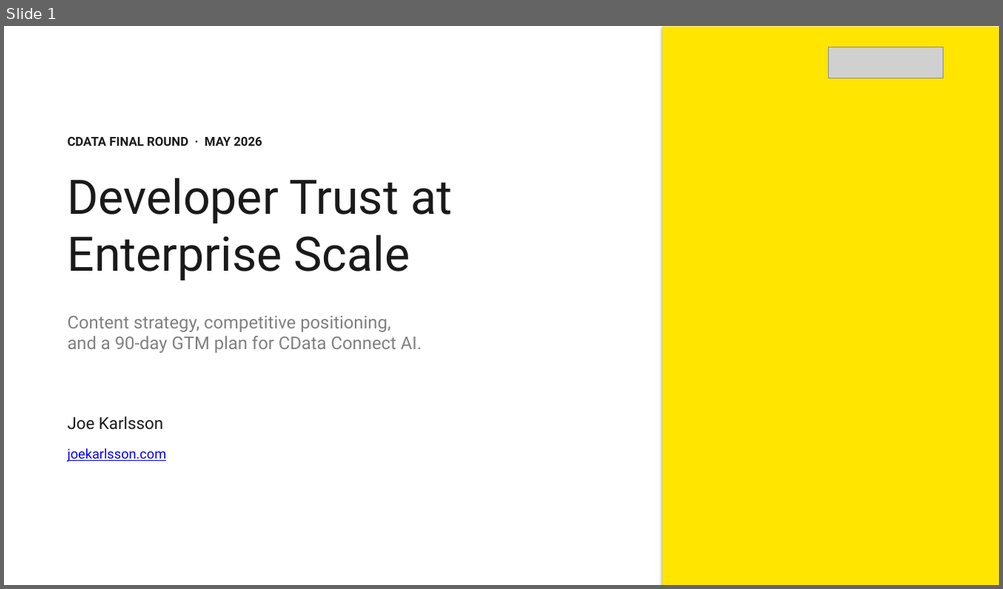
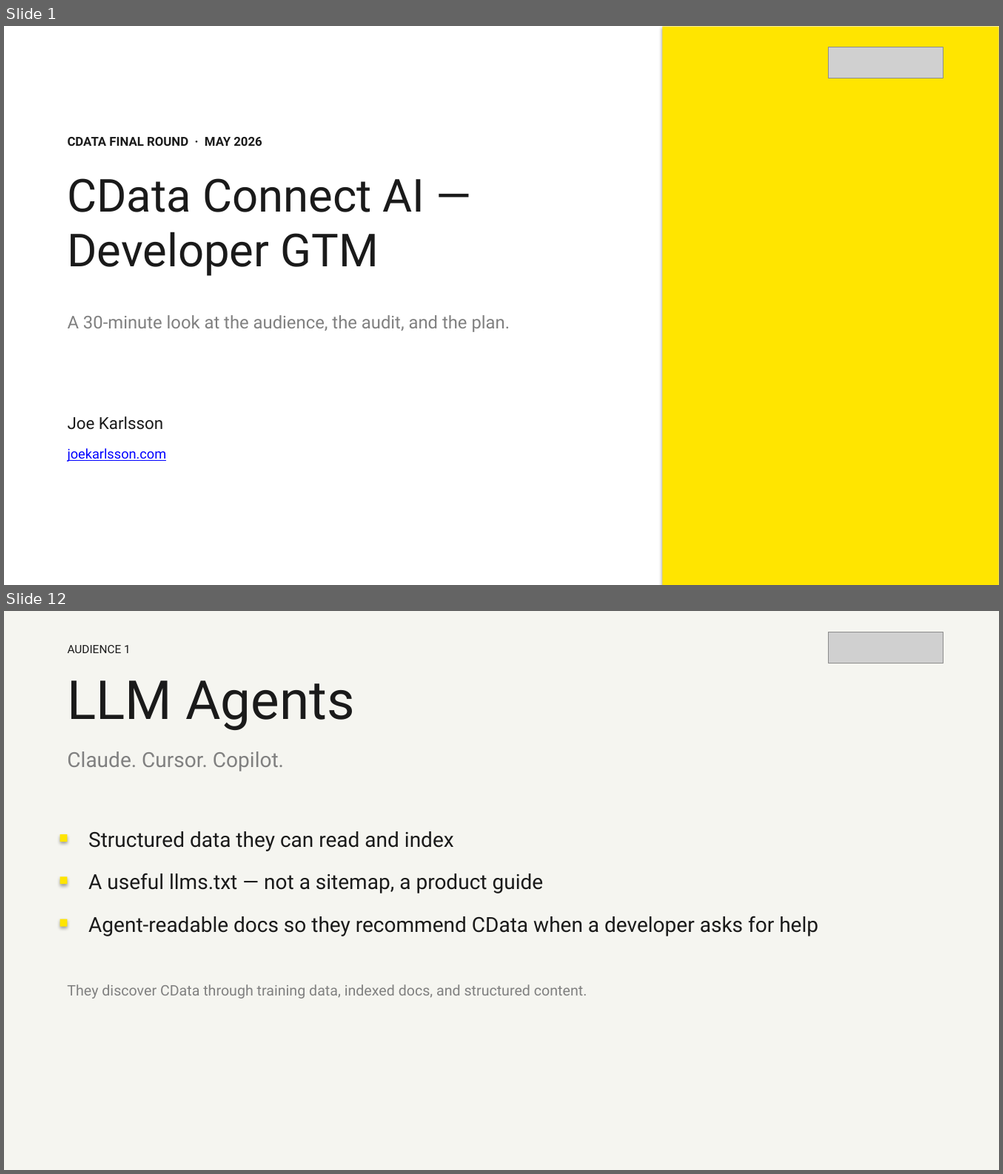
Before and after one commit to JoeKarlsson/connect-ai-agent-demo, a slide deck: presentation/cdata-interview.pptx. Shown one above the other, each under a label of ours: slide 1 before the commit, slides 1 and 12 after it; the slides between them are not shown. The pictures are 1003x589 and 1003x1174 pixels, drawn with LibreOffice and Linux fonts; fonts in the diff are those of the drawing; grey boxes stand for pictures. Boxes give left, top, right and bottom in pixels: in the first picture for what was removed or moved away, otherwise in the second. Text is boxed around its words. In the diff, an @@ line names an element or a change of style, - is before the commit and + after.

```diff
--- a/presentation/cdata-interview.pptx
+++ b/presentation/cdata-interview.pptx
@@ slide 12 added at (4, 611, 999, 1170), background #F5F5F0 @@
@@ picture added at (828, 632, 943, 664) @@
@@ text added at (68, 645, 131, 653), 11 pt, text #1A1A1A @@
+AUDIENCE 1
@@ text added at (67, 681, 354, 730), 52 pt, text #1A1A1A @@
+LLM Agents
@@ text added at (67, 752, 284, 772), 20 pt, text #808080 @@
+Claude. Cursor. Copilot.
@@ text added at (88, 832, 454, 851), 20 pt, text #1A1A1A @@
+Structured data they can read and index
@@ rectangle added at (60, 834, 68, 843), fill #FFE500 @@
@@ text added at (88, 873, 543, 894), 20 pt, text #1A1A1A @@
+A useful llms.txt — not a sitemap, a product guide
@@ rectangle added at (60, 877, 68, 885), fill #FFE500 @@
@@ rectangle added at (60, 919, 68, 926), fill #FFE500 @@
@@ text added at (88, 916, 818, 937), 20 pt, text #1A1A1A @@
+Agent-readable docs so they recommend CData when a developer asks for help
@@ text added at (67, 985, 587, 999), 14 pt, text #808080 @@
+They discover CData through training data, indexed docs, and structured content.
@@ slide 1 changed as well @@
@@ text at (68, 178, 425, 276): text changed; size 46 to 44 pt @@
-Developer Trust at Enterprise Scale
+CData Connect AI — Developer GTM
@@ text at (68, 315, 510, 332): text changed @@
-Content strategy, competitive positioning,
-and a 90-day GTM plan for CData Connect AI.
+A 30-minute look at the audience, the audit, and the plan.
```
Also in this commit, not shown: 1 other slide changed, 42 other slides added, 18 slides removed, 8 other files.
